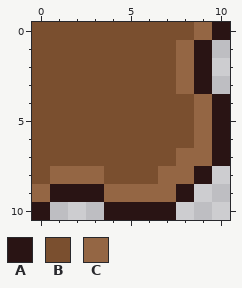
One commit to this pixel-art sprite: public/ui/ui2_bottom_right.png. Above is the file before it was changed.
The file is 11x11 pixels.
Palette (. is transparent): A #291414  B #7a4f2f  C #946644
Pixels before, first column x 0:
 0 BBBBBBBBBCA
 1 BBBBBBBBCA.
 2 BBBBBBBBCA.
 3 BBBBBBBBCA.
 4 BBBBBBBBBCA
 5 BBBBBBBBBCA
 6 BBBBBBBBBCA
 7 BBBBBBBBCCA
 8 BCCCBBBCCA.
 9 CAAACCCCA..
10 A...AAAA...
New version:
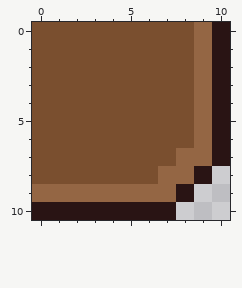
Edits made:
y 1..3: x 8..10 CA. -> BCA
y 8: x 1..3 CCC -> BBB
y 9: x 1..3 AAA -> CCC
y 10: x 1..3 ... -> AAA
Changed places in both pictures, as pixel boxes (x1, y1, x2, y2):
changed: (50, 40, 230, 220)
